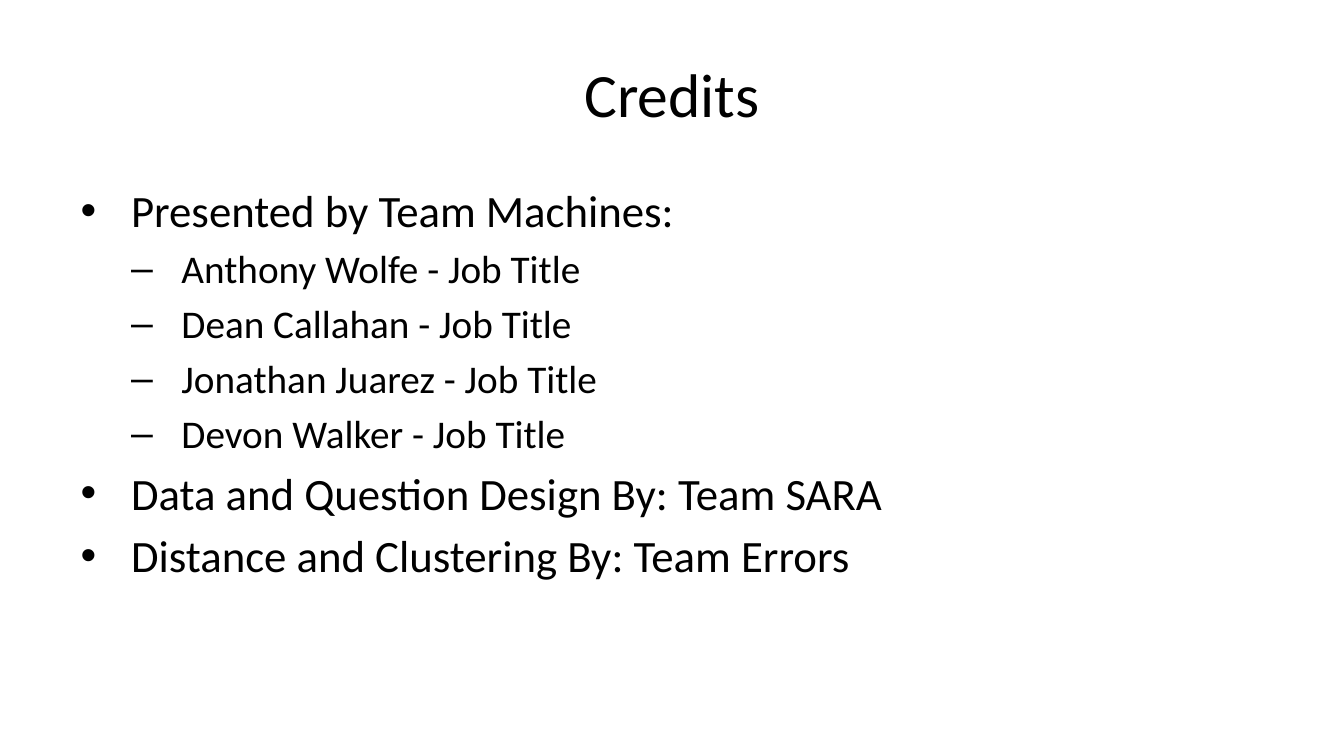
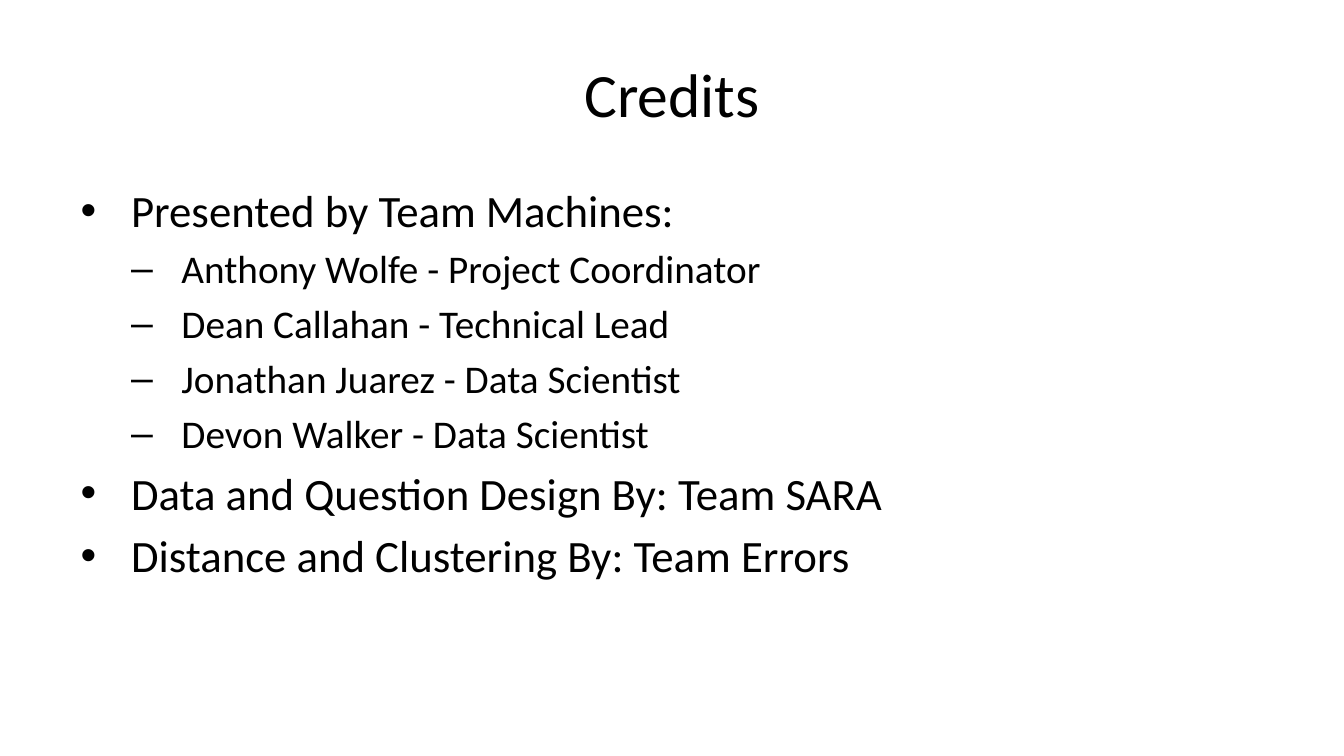
Before and after one commit to deancallahan25/Data322MiniProject, a slide deck: slide 14 of presentation.pptx (slide 12 before the commit). Drawn at 1344x756 pixels with LibreOffice and Linux fonts; fonts in the diff are those of the drawing. Boxes give left, top, right and bottom in pixels: in the first picture for what was removed or moved away, otherwise in the second. Text is boxed around its words. In the diff, an @@ line names an element or a change of style, - is before the commit and + after.

```diff
--- a/presentation.pptx
+++ b/presentation.pptx
@@ text at (181,255,760,449): text changed @@
-  – Anthony Wolfe - Job Title
-  – Dean Callahan - Job Title
-  – Jonathan Juarez - Job Title
-  – Devon Walker - Job Title
+  – Anthony Wolfe - Project Coordinator
+  – Dean Callahan - Technical Lead
+  – Jonathan Juarez - Data Scientist
+  – Devon Walker - Data Scientist
```
Also in this commit, not shown: 2 other slides changed, 4 slides added, 2 slides removed, 2 other files.
